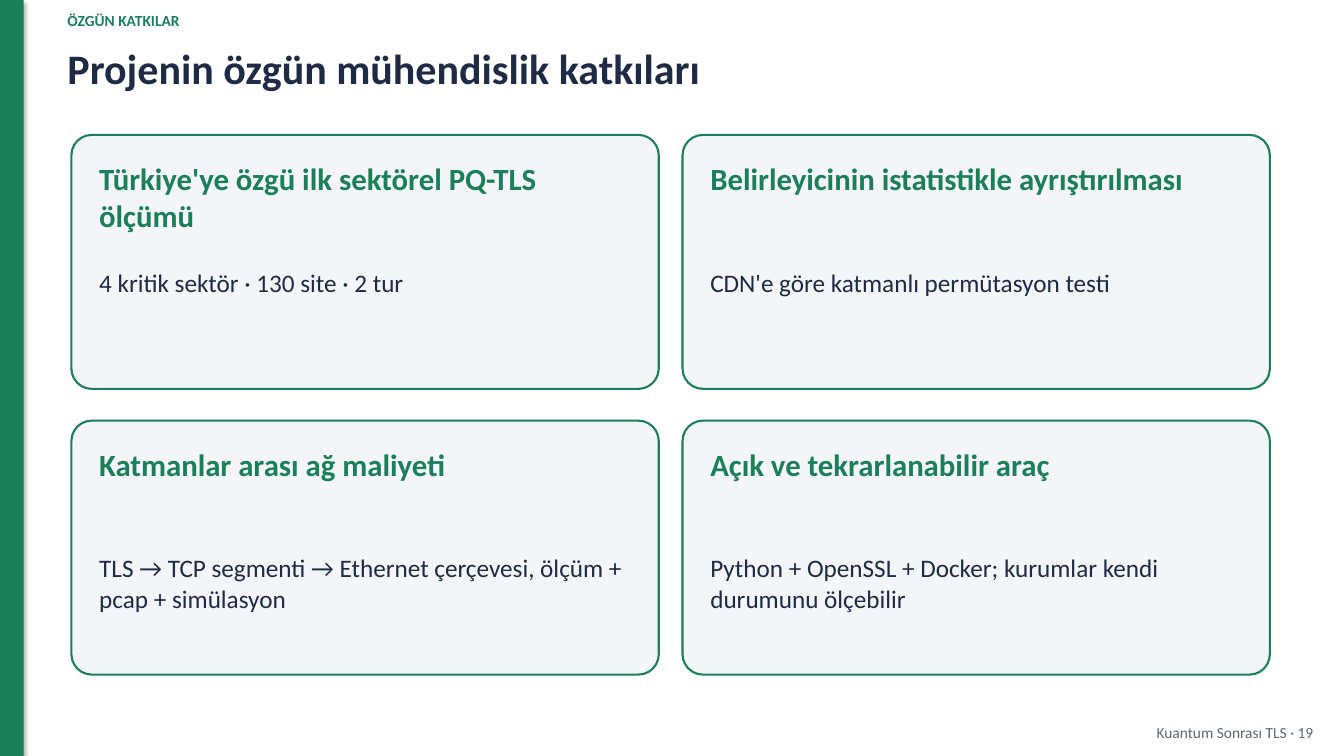
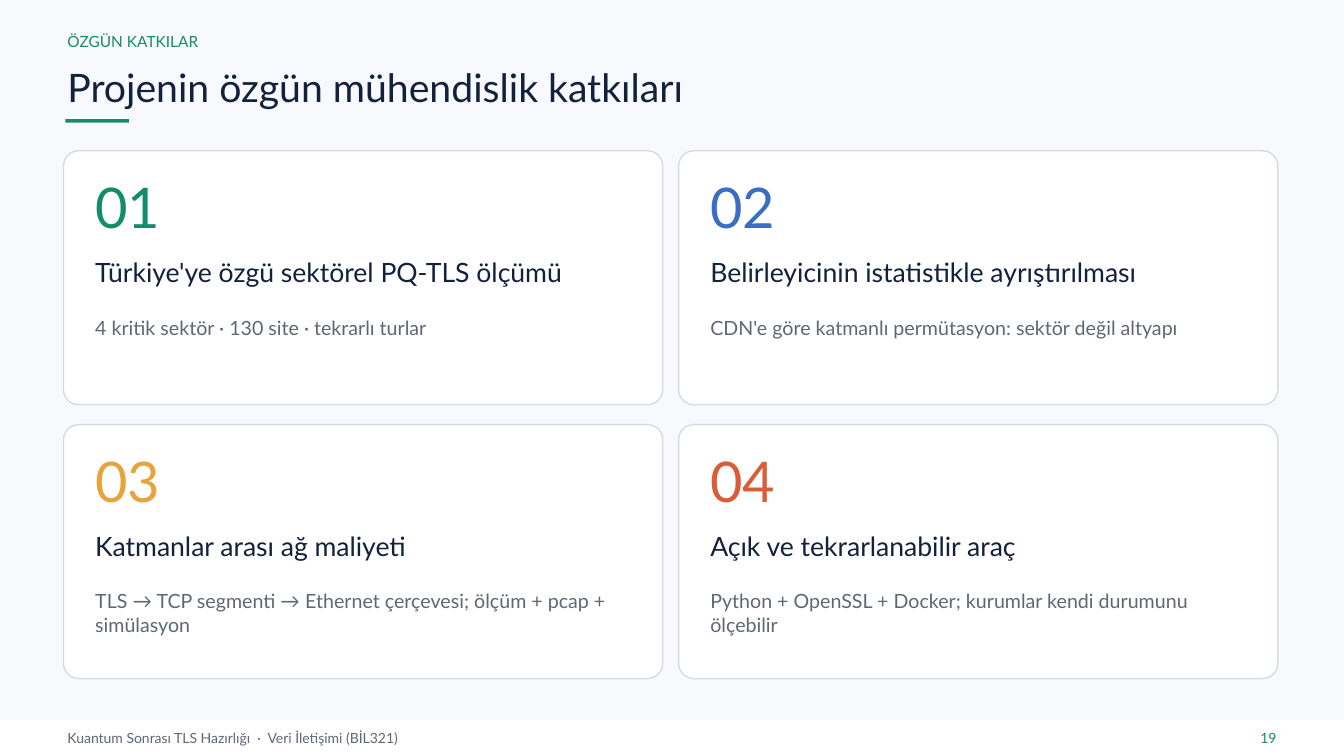
Before and after one commit to yeozyurt/yeozyurt, a slide deck: slide 19 of veri_iletisimi_proje/Rumeysa_Betul_Ozyurt_Veri_Iletisimi_Proje_Sunumu.pptx. Drawn at 1344x756 pixels with LibreOffice and Linux fonts; fonts in the diff are those of the drawing. Boxes give left, top, right and bottom in pixels: in the first picture for what was removed or moved away, otherwise in the second. Text is boxed around its words. In the diff, an @@ line names an element or a change of style, - is before the commit and + after.

```diff
--- a/veri_iletisimi_proje/Rumeysa_Betul_Ozyurt_Veri_Iletisimi_Proje_Sunumu.pptx
+++ b/veri_iletisimi_proje/Rumeysa_Betul_Ozyurt_Veri_Iletisimi_Proje_Sunumu.pptx
@@ background #FFFFFF to #F7F9FC @@
@@ rectangle removed at (0,0,24,756) @@
@@ text "Projenin özgün mühendislik katkıları": place and size @@
-text "Projenin özgün mühendislik katkıları" at (67,54,700,91)
+text "Projenin özgün mühendislik katkıları" at (67,73,683,109)
@@ text "Projenin özgün mühendislik katkıları" at (67,73,683,109): size 30 to 28 pt, font Calibri to Lato, text colour #1F2A44 to #14213D, bold off @@
@@ text "ÖZGÜN KATKILAR": place and size @@
-text "ÖZGÜN KATKILAR" at (67,13,179,26)
+text "ÖZGÜN KATKILAR" at (67,33,198,47)
@@ text "ÖZGÜN KATKILAR" at (67,33,198,47): font Calibri to Lato, text colour #1B7F5A to #128C6A, bold off @@
@@ rectangle added at (66,119,129,123), fill #128C6A @@
@@ rounded rectangle removed at (683,135,1270,389) @@
@@ fill #F3F5F8 to #FFFFFF; outline #1B7F5A 1.5 pt to #D5DBE3 1 pt; proportions changed in 3 elements at (679,151,1277,405), (679,424,1277,679), (64,151,662,405) @@
@@ rounded rectangle: place and size @@
-rounded rectangle at (72,135,659,389)
+rounded rectangle at (64,151,662,405)
@@ rounded rectangle: place and size @@
-rounded rectangle at (72,420,659,675)
+rounded rectangle at (679,151,1277,405)
@@ text added at (95,187,160,229), 40 pt, text #128C6A @@
+01
@@ text added at (710,187,775,229), 40 pt, text #3A6EC4 @@
+02
@@ text at (95,262,561,287): text changed; size 22 to 19 pt; font Calibri to Lato; text colour #1B7F5A to #14213D; bold off @@
-Türkiye'ye özgü ilk sektörel PQ-TLS ölçümü
+Türkiye'ye özgü sektörel PQ-TLS ölçümü
@@ size 22 to 19 pt, font Calibri to Lato, text colour #1B7F5A to #14213D, bold off in 3 elements at (95,536,406,561), (710,536,1016,561), (710,262,1136,287) @@
@@ text "Belirleyicinin istatistikle ayrıştırılması": place and size @@
-text "Belirleyicinin istatistikle ayrıştırılması" at (710,168,1183,195)
+text "Belirleyicinin istatistikle ayrıştırılması" at (710,262,1136,287)
@@ text at (95,320,427,335): text changed; size 18 to 14 pt; font Calibri to Lato; text colour #1F2A44 to #5E6774 @@
-4 kritik sektör · 130 site · 2 tur
+4 kritik sektör · 130 site · tekrarlı turlar
@@ text at (710,320,1178,339): text changed; size 18 to 14 pt; font Calibri to Lato; text colour #1F2A44 to #5E6774 @@
-CDN'e göre katmanlı permütasyon testi
+CDN'e göre katmanlı permütasyon: sektör değil altyapı
@@ rounded rectangle added at (64,424,662,679), fill #FFFFFF, outline #D5DBE3 1 pt @@
@@ rounded rectangle: place and size @@
-rounded rectangle at (683,420,1270,675)
+rounded rectangle at (679,424,1277,679)
@@ text added at (95,461,160,503), 40 pt, text #E8A33D @@
+03
@@ text added at (710,461,775,503), 40 pt, text #D95D39 @@
+04
@@ text "Katmanlar arası ağ maliyeti": place and size @@
-text "Katmanlar arası ağ maliyeti" at (99,454,445,482)
+text "Katmanlar arası ağ maliyeti" at (95,536,406,561)
@@ text "Açık ve tekrarlanabilir araç": place and size @@
-text "Açık ve tekrarlanabilir araç" at (710,454,1049,481)
+text "Açık ve tekrarlanabilir araç" at (710,536,1016,561)
@@ text at (95,593,589,636): text changed; size 18 to 14 pt; font Calibri to Lato; text colour #1F2A44 to #5E6774 @@
-TLS → TCP segmenti → Ethernet çerçevesi, ölçüm + pcap + simülasyon
+TLS → TCP segmenti → Ethernet çerçevesi; ölçüm + pcap + simülasyon
@@ text "Python + OpenSSL + Docker; ...": place and size @@
-text "Python + OpenSSL + Docker; ..." at (710,559,1158,613)
+text "Python + OpenSSL + Docker; ..." at (710,593,1188,636)
@@ text "Python + OpenSSL + Docker; ..." at (710,593,1188,636): size 18 to 14 pt, font Calibri to Lato, text colour #1F2A44 to #5E6774 @@
@@ rectangle added at (0,721,1344,756), fill #FFFFFF @@
@@ text added at (67,731,398,746), 10 pt, text #5E6774 @@
+Kuantum Sonrası TLS Hazırlığı · Veri İletişimi (BİL321)
@@ text removed at (1157,728,1314,738) @@
-Kuantum Sonrası TLS · 19
@@ text added at (1260,733,1276,743), 10 pt, text #128C6A @@
+19
```
Also in this commit, not shown: 16 other slides changed, 5 slides added, 5 slides removed, 4 other files.
